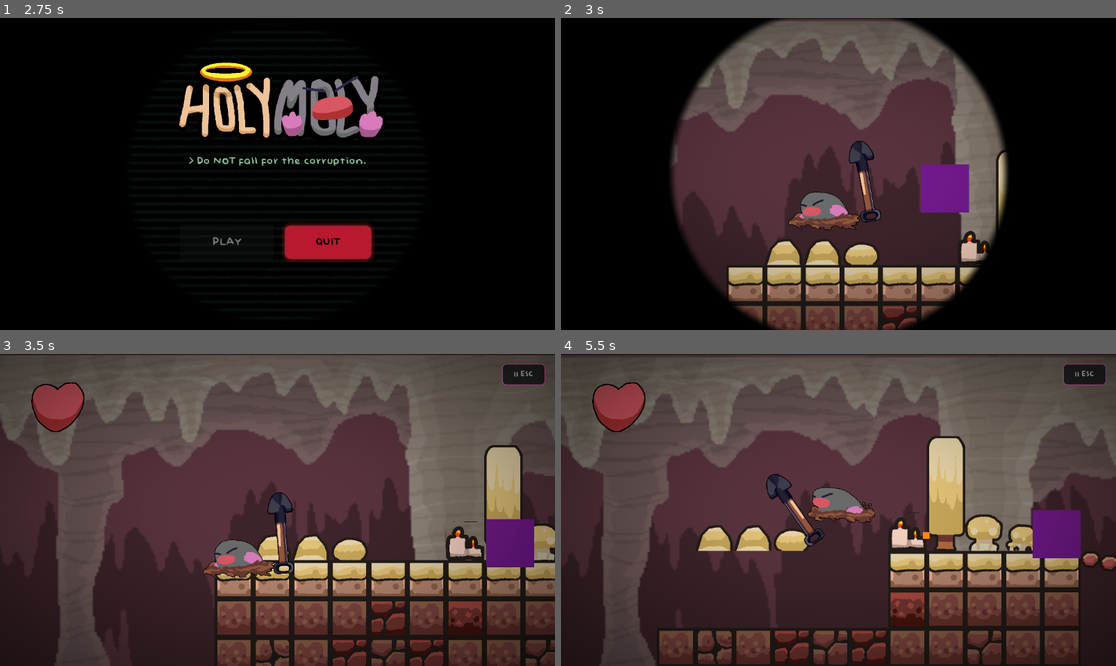
Above: before the commit, frames 1-4 (two rows, left to right).
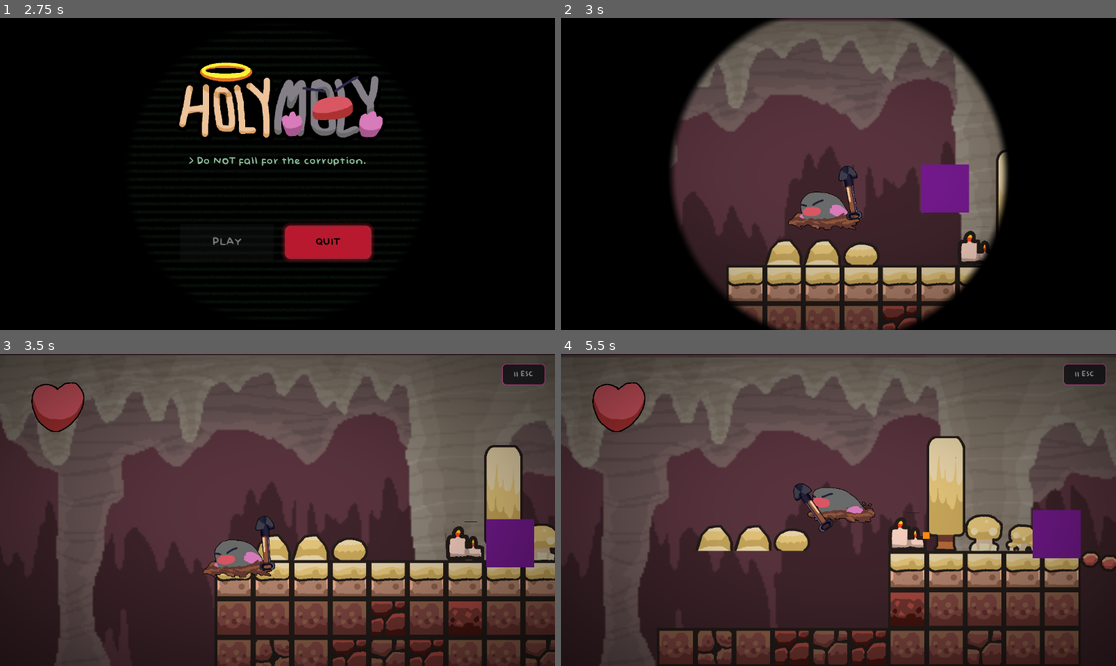
Above: after the commit, the same moments.

Repository: Geofoods/Holy-Moly
Game: Godot game, scene res://scenes/intro.tscn
The game is run twice, just before and just after one commit, with the same random seed, the same clock (stepped at 60 frames per second) and the same inputs.
Inputs (mouse positions are in pixels of both pictures, inside the frame that each line leads up to):
- Up to frame 1 (2.75 s): tap Enter (ui_accept) at 0.5, 0.77, 1.52 s; move the mouse to (399, 158) at 0.52 s; hold Right (ui_right) 0.53-2 s; tap Alt at 0.6 s; click (399, 158) at 0.67 s; move the mouse to (166, 189) at 1.27 s; tap Shift at 1.35 s; click "PLAY" at 2 s
- Up to frame 2 (3 s): move the mouse to (894, 105) at 2.77 s; hold Left (ui_left) from 2.78 s (still down); tap Alt at 2.85 s
- Up to frame 3 (3.5 s): keep holding Left (ui_left)
- Up to frame 4 (5.5 s): move the mouse to (810, 572) at 3.52 s; release Left (ui_left) at 3.53 s; hold Right (ui_right) 3.53-5.03 s; tap Alt at 3.6, 5.1 s; click (810, 572) at 3.67 s; tap Enter (ui_accept) at 3.77, 4.52, 5.27 s; move the mouse to (1005, 556) at 4.27 s; tap Shift (dig_dash) at 4.35 s; move the mouse to (672, 463) at 5.02 s; hold Left (ui_left) from 5.03 s (still down)

Frame 1 is identical in both runs. In frame 2, 0.9% of the frame differs, in the area x 49-58%, y 39-66%; in frame 3, 0.9%, in the area x 46-54%, y 44-71%; in frame 4, 0.9%.

Commit message:
adjust weapon parameterf

Diff:
--- a/scenes/weapon.tscn
+++ b/scenes/weapon.tscn
@@ -10,8 +10,8 @@
 script = ExtResource("2_script")
 
 [node name="Sprite2D" type="Sprite2D" parent="." unique_id=2110929315]
-position = Vector2(250, 0)
-scale = Vector2(2, 1.5)
+position = Vector2(125, 0)
+scale = Vector2(1.5, 1)
 texture = ExtResource("1_shovel")
 offset = Vector2(80, 0)
 
